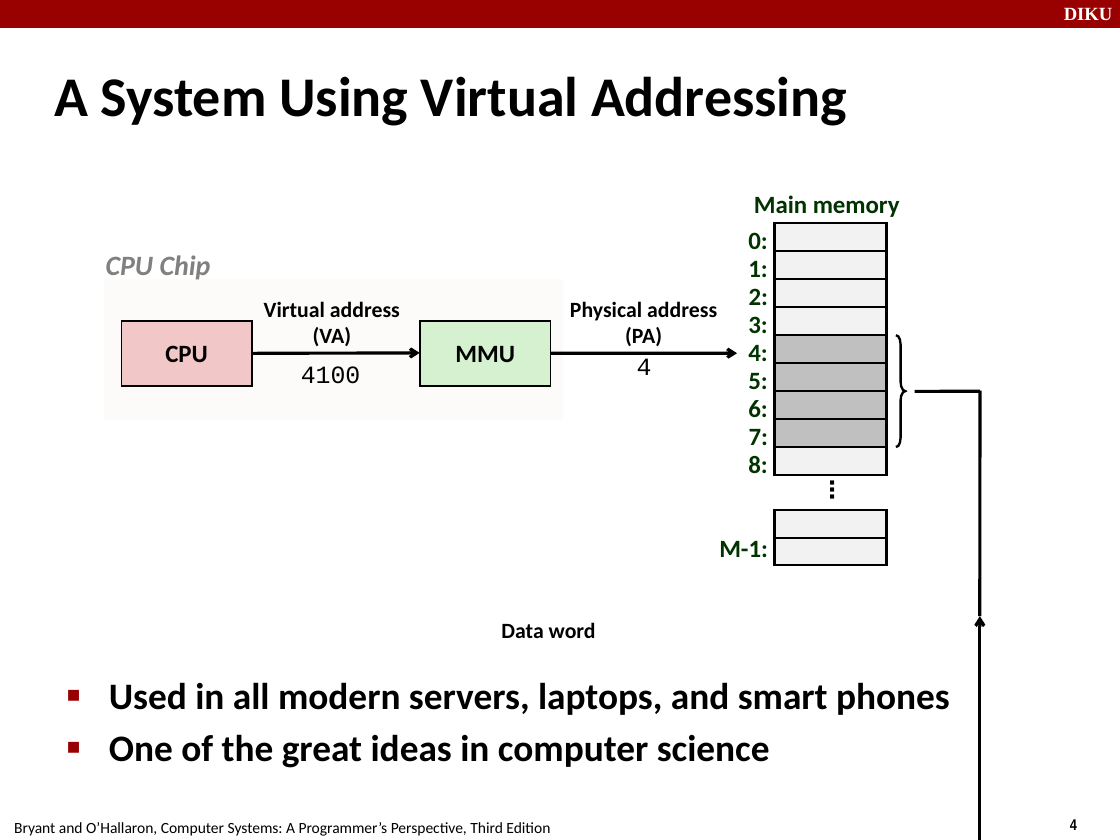
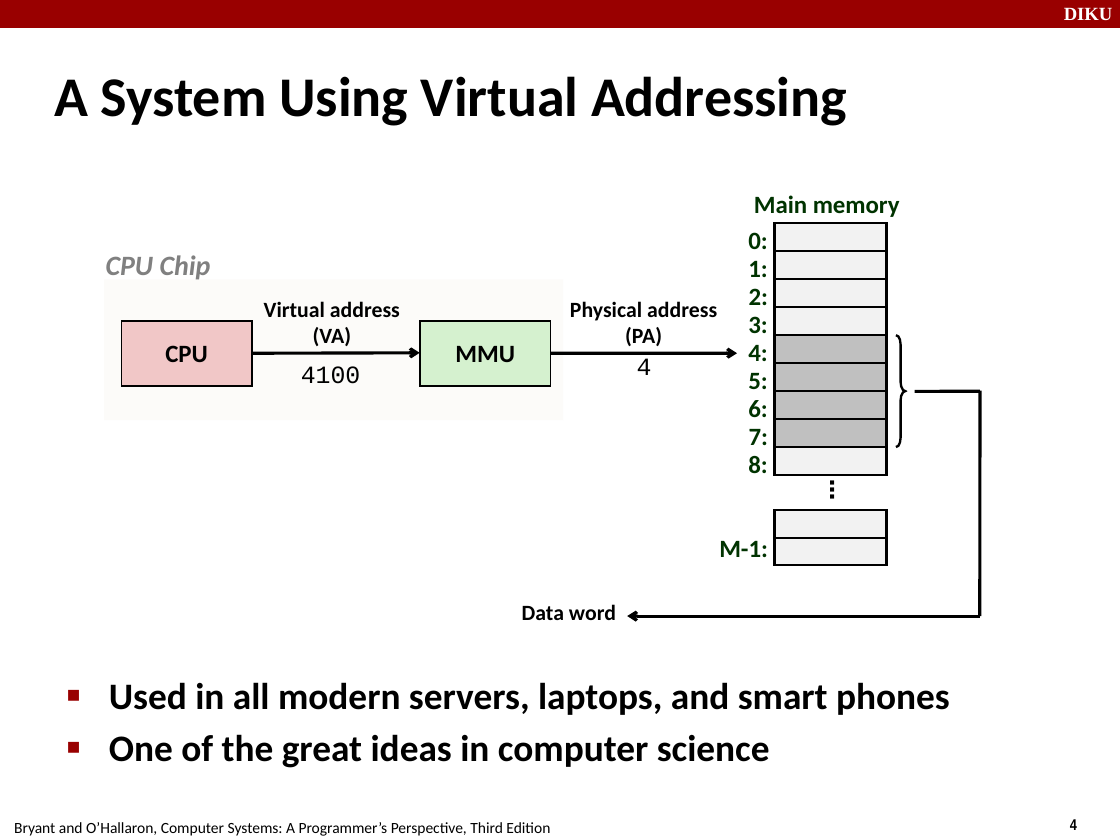
Before and after one commit to FnanB/compSys-e2018-pub, a slide deck: slide 4 of material/181031_virtual_memory_i/181031.odp. Drawn at 1120x840 pixels with LibreOffice and Linux fonts; fonts in the diff are those of the drawing. Boxes give left, top, right and bottom in pixels: in the first picture for what was removed or moved away, otherwise in the second. Text is boxed around its words. In the diff, an @@ line names an element or a change of style, - is before the commit and + after.

```diff
--- a/material/181031_virtual_memory_i/181031.odp
+++ b/material/181031_virtual_memory_i/181031.odp
@@ text "Data word": place and size @@
-text "Data word" at [501,622,596,638]
+text "Data word" at [522,604,616,620]
@@ elbow arrow moved from (1120, 840) - (980, 616) to (980, 616) - (627, 616) @@
```
Also in this commit, not shown: 9 other slides changed.
